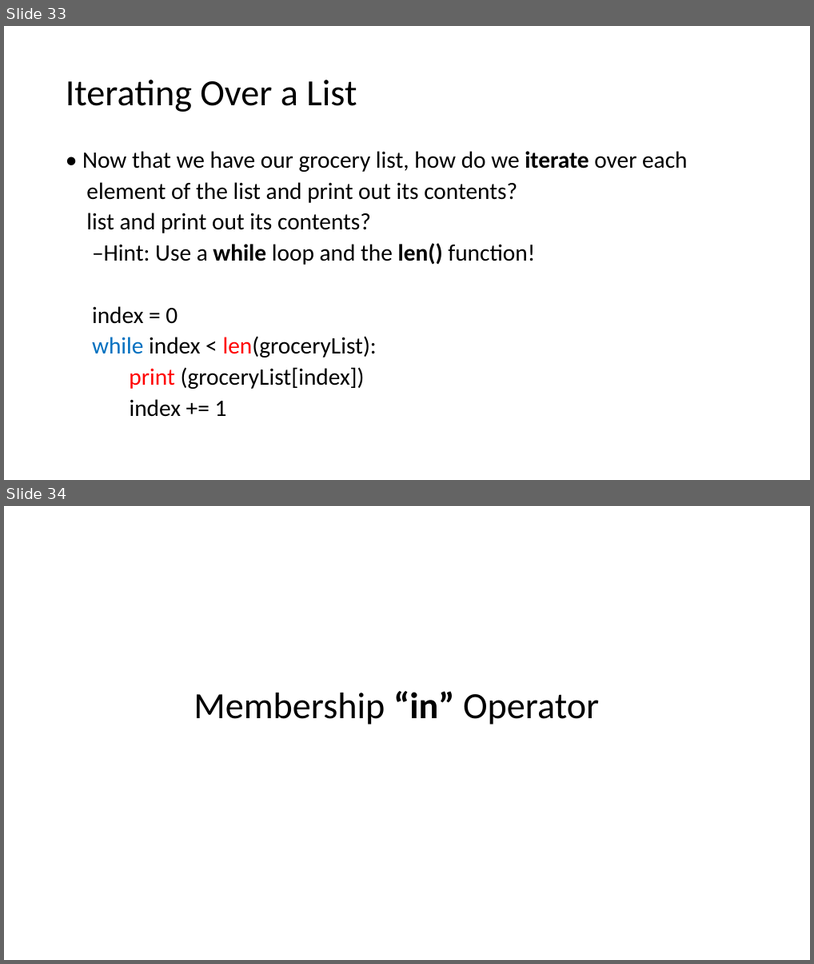
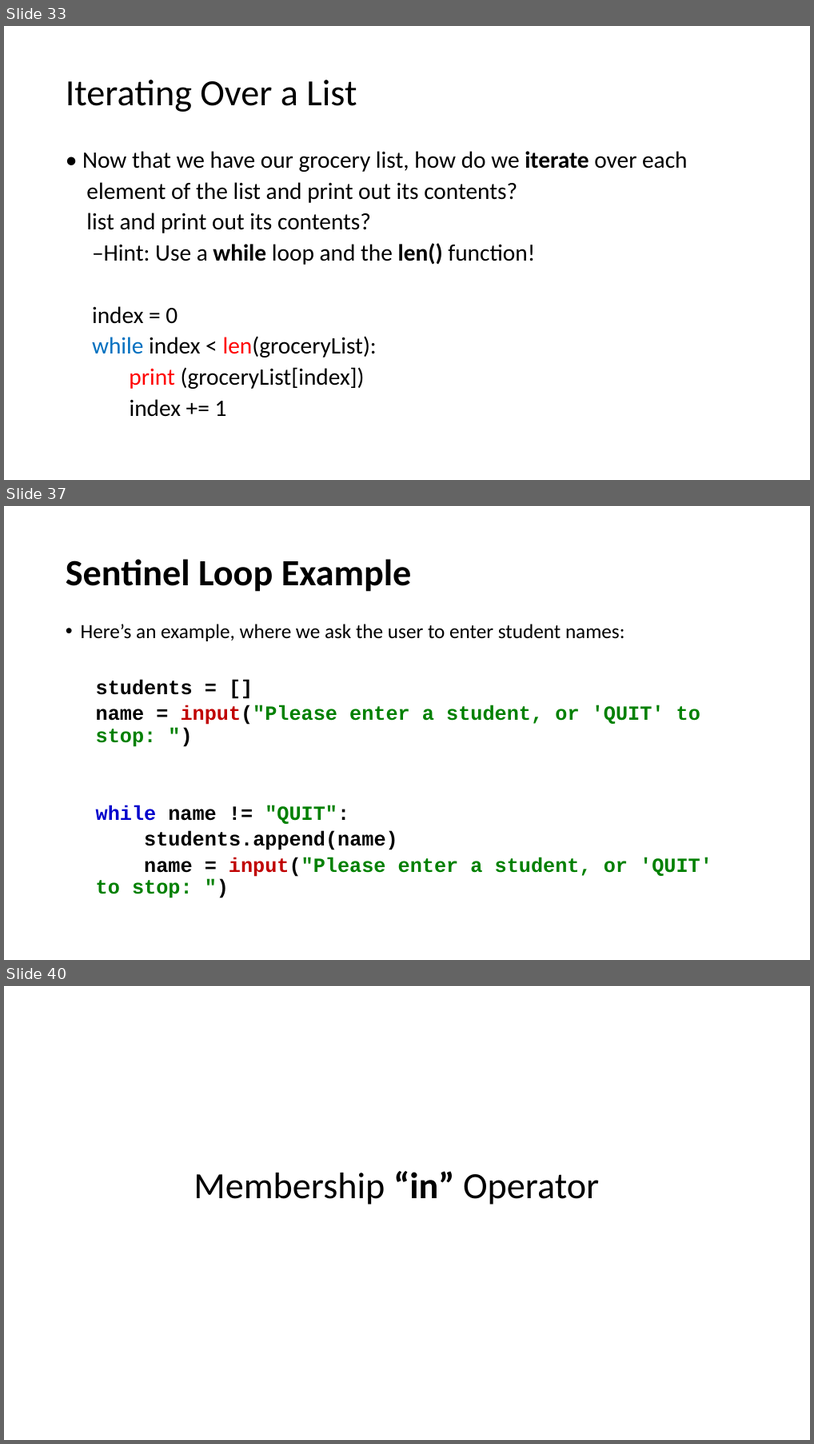
Before and after one commit to HKohin/Python-for-Upward-Bound-Program, a slide deck: PYTHON_8_Lists Part 1.pptx. Shown one above the other, each under a label of ours: slides 33 and 34 before the commit, slides 33, 37 and 40 after it; the slides between them are not shown. The pictures are 814x964 and 814x1444 pixels, drawn with LibreOffice and Linux fonts; fonts in the diff are those of the drawing. Boxes give left, top, right and bottom in pixels: in the first picture for what was removed or moved away, otherwise in the second. Text is boxed around its words. In the diff, an @@ line names an element or a change of style, - is before the commit and + after.

```diff
--- a/PYTHON_8_Lists Part 1.pptx
+++ b/PYTHON_8_Lists Part 1.pptx
@@ slide 37 added at [4,506,810,960], background #FFFFFF @@
@@ title added at [66,559,412,592], 44 pt, text #000000, bold @@
+Sentinel Loop Example
@@ text added at [81,624,713,898], 24 pt, text #000000, bold @@
+• Here’s an example, where we ask the user to enter student names:
+  students = []
+  name = input("Please enter a student, or 'QUIT' to stop: ")
+  while name != "QUIT":
+  students.append(name)
+  name = input("Please enter a student, or 'QUIT' to stop: ")
@@ what was slide 34 is now slide 40 @@
```
Also in this commit, not shown: 3 slides changed, 5 other slides added.
